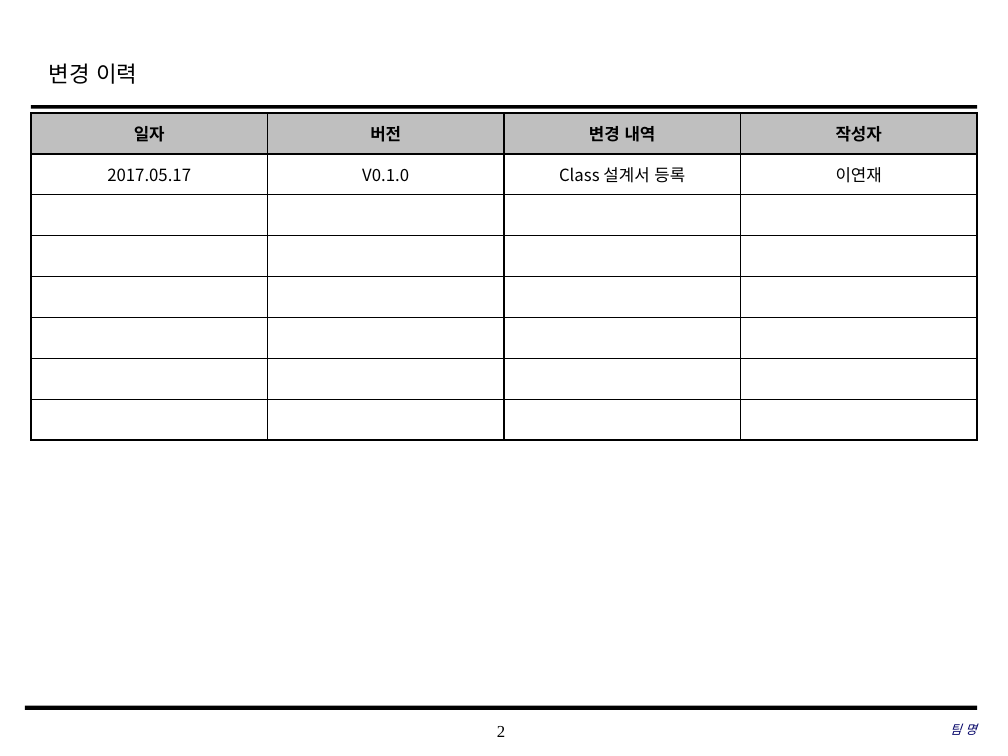
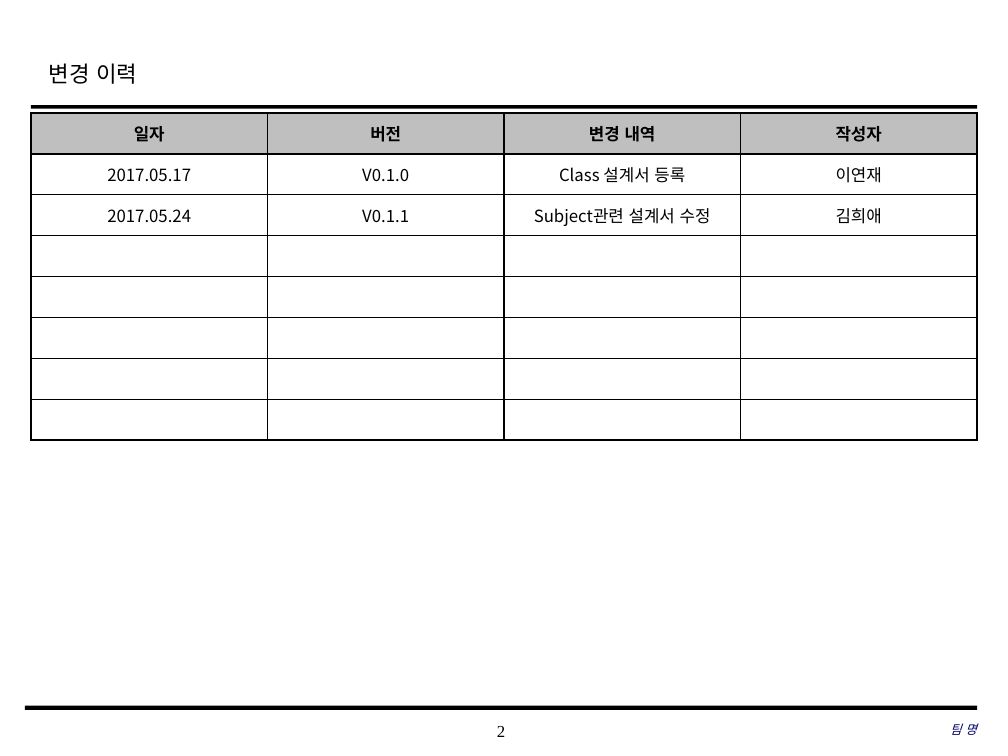
Before and after one commit to SE-admin/7, a slide deck: slide 2 of doc/3_ 설계서/Class Design.pptx. Drawn at 1008x756 pixels with LibreOffice and Linux fonts; fonts in the diff are those of the drawing; background and template pictures are left out. Boxes give left, top, right and bottom in pixels: in the first picture for what was removed or moved away, otherwise in the second. Text is boxed around its words. In the diff, an @@ line names an element or a change of style, - is before the commit and + after.

Commit message:
3_설계서 |doc |subject관리 관련 class 내용 수정 및 TodoSort 클래스 삭제

```diff
--- a/doc/3_ 설계서/Class Design.pptx
+++ b/doc/3_ 설계서/Class Design.pptx
@@ table at [31,113,979,439] @@
+row 3: 2017.05.24 | V0.1.1 | Subject관련 설계서 수정 | 김희애
-row 8:  |  |  | 
```
Also in this commit, not shown: 5 other slides changed.
